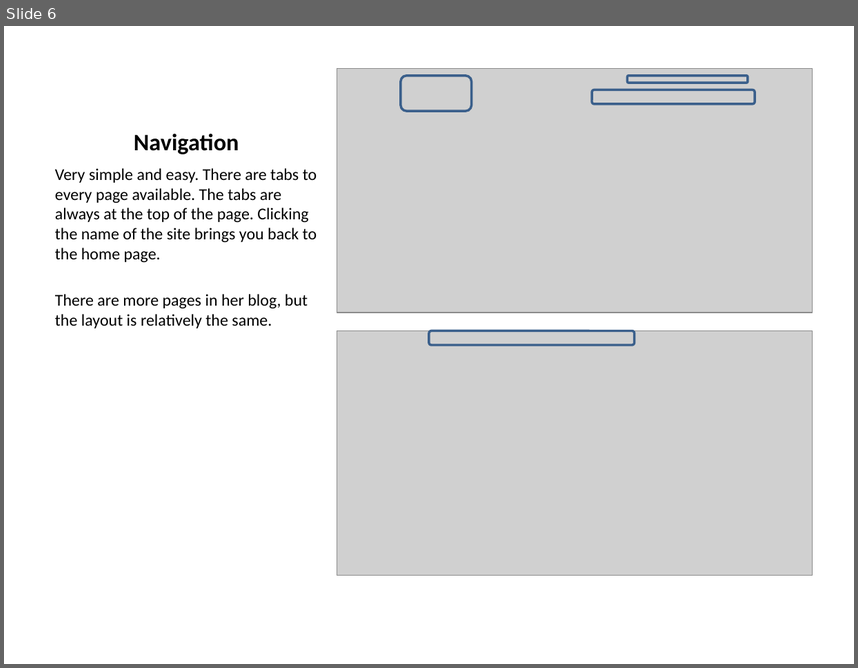
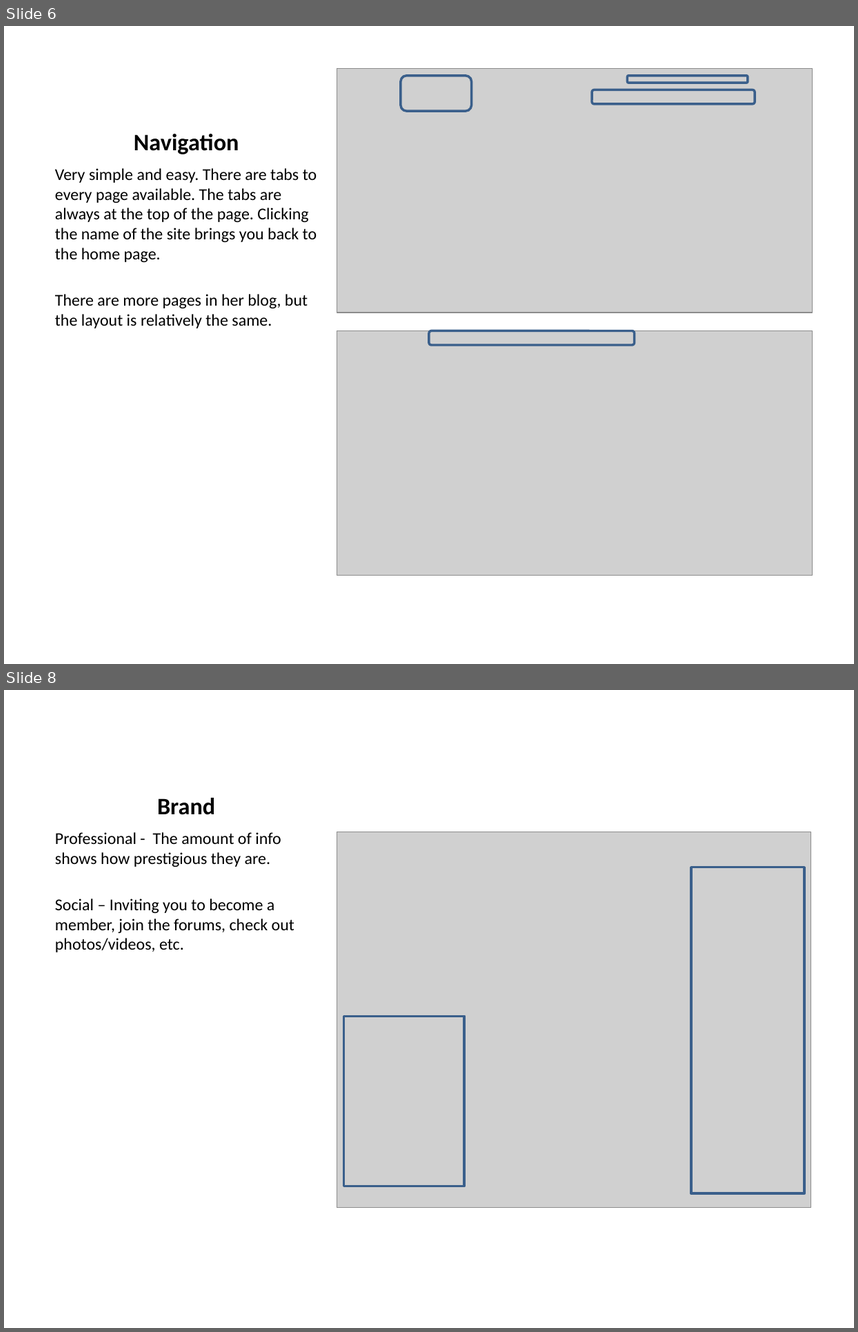
Before and after one commit to pku/portfolio_competitive_analysis, a slide deck: CompetitiveAnalysisPortfolios.pptx. Shown one above the other, each under a label of ours: slide 6 before the commit, slides 6 and 8 after it; the slides between them are not shown. The pictures are 858x668 and 858x1332 pixels, drawn with LibreOffice and Linux fonts; fonts in the diff are those of the drawing; grey boxes stand for pictures. Boxes give left, top, right and bottom in pixels: in the first picture for what was removed or moved away, otherwise in the second. Text is boxed around its words. In the diff, an @@ line names an element or a change of style, - is before the commit and + after.

```diff
--- a/CompetitiveAnalysisPortfolios.pptx
+++ b/CompetitiveAnalysisPortfolios.pptx
@@ slide 8 added at <box>4,690,854,1328</box>, background #FFFFFF @@
@@ title added at <box>157,798,215,815</box>, 20 pt, text #000000, bold @@
+Brand
@@ text added at <box>55,832,294,952</box>, 14 pt, text #000000 @@
+Professional - The amount of info shows how prestigious they are.
+Social – Inviting you to become a member, join the forums, check out photos/videos, etc.
@@ picture added at <box>337,832,811,1208</box> @@
@@ rectangle added at <box>691,867,804,1192</box>, outline #3A5F8C 2 pt @@
@@ rectangle added at <box>344,1016,465,1185</box>, outline #3A5F8C 2 pt @@
```
Also in this commit, not shown: 9 other slides added.
